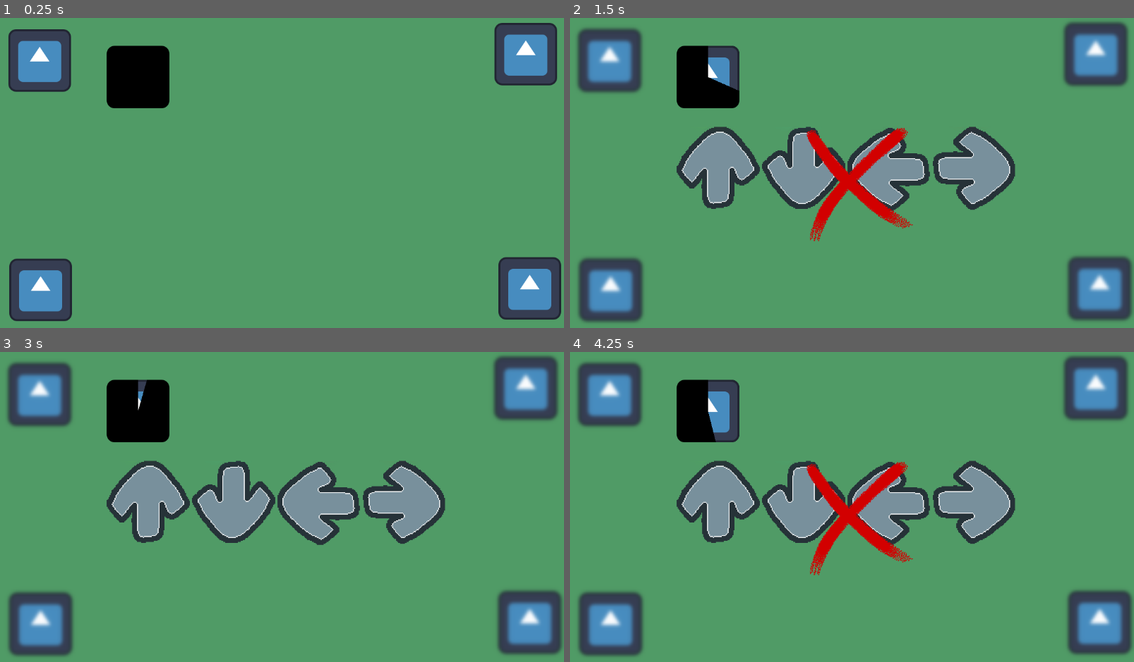
Above: before the commit, frames 1-4 (two rows, left to right).
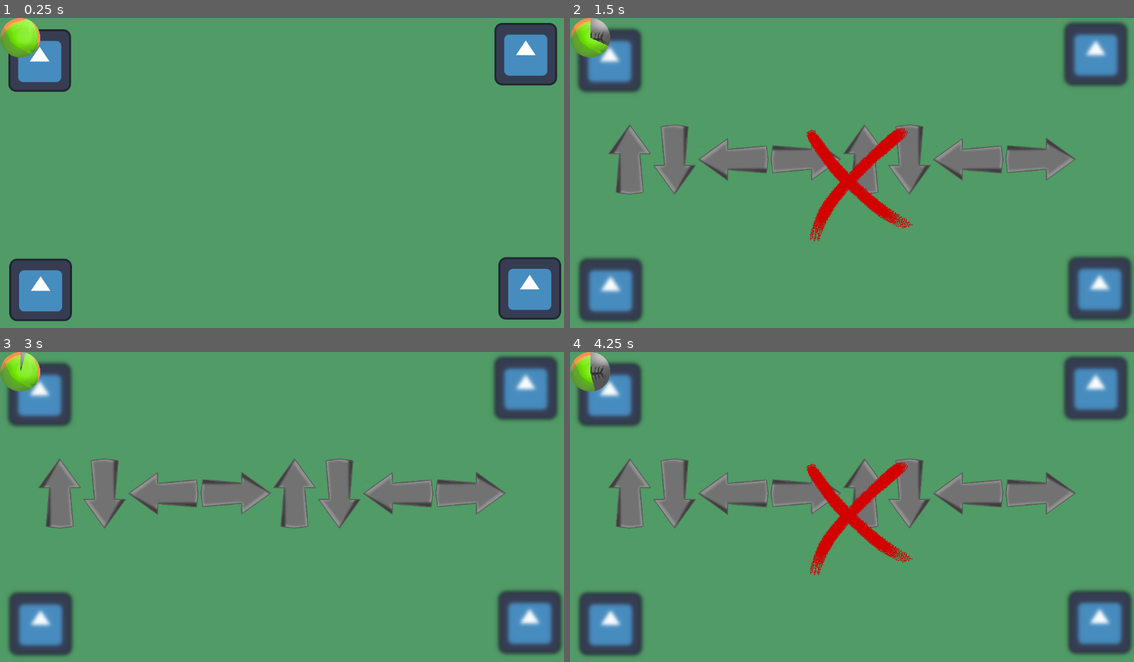
Above: after the commit, the same moments.

Repository: NickSoultanian/CozyHustleFish
Game: Godot game, scene res://Scenes/TestScene.tscn
Same seed, same stepped clock (60 frames per second), same inputs: the game is played once before the commit and once after it. The engine's default icon, where the game draws it, is replaced by a stand-in: a white triangle on a blue panel in a dark square.
Inputs:
- Up to frame 1 (0.25 s): no input
- Up to frame 2 (1.5 s): tap Enter at 0.5 s; hold D (right) 0.53-1.28 s; hold Space (comboStart) 0.53-1.28 s; hold Down (down) from 1.28 s (still down); tap Space (comboStart) at 1.35 s
- Up to frame 3 (3 s): release Down (down) at 2.03 s; hold D (right) 2.03-2.78 s; hold Space (comboStart) 2.03-2.78 s; hold Up (ui_up) from 2.78 s (still down); tap Space (comboStart) at 2.85 s
- Up to frame 4 (4.25 s): release Up (ui_up) at 3.53 s; hold Left (left) from 3.53 s (still down); hold Space (comboStart) from 3.53 s (still down)

The runs differ from the first frame. In frame 1, 2.9% of the frame differs, in the area x 0-31%, y 0-30%; in frame 2, 15%; in frame 3, 16%, in the area x 0-90%, y 0-63%; in frame 4, 15%.

Commit message:
arrow resolution fixed
arrows and clock have correct sprites
arrows correctly fill the screen

Diff:
--- a/Scenes/ArrowDisplay.gd
+++ b/Scenes/ArrowDisplay.gd
@@ -30,19 +30,28 @@
 
 func spawnArrows(arrowArray):
 	arrowList.max_columns = arrowArray.size()
-	arrowList.size.x = arrowArray.size() * 180
-	arrowList.position.x = (get_viewport().size.x - arrowList.size.x)/2
+	arrowList.icon_scale = min(get_viewport().size.y/3.0/561.0, get_viewport().size.x/arrowArray.size()/561.0)
+	print(arrowList.icon_scale)
+	arrowList.size = Vector2(arrowArray.size() * (561 * arrowList.icon_scale + 8), get_viewport().size.y/3.0)
 
+	var horiListSize = 0;
 	for arrow in arrowArray:
 		var arr_instance
 		if (arrow == "up"):
 			arr_instance = up
+			horiListSize += 343 * arrowList.icon_scale + 8
 		if (arrow == "down"):
 			arr_instance = down
+			horiListSize += 343 * arrowList.icon_scale + 8
 		if (arrow == "left"):
 			arr_instance = left
+			horiListSize += 561 * arrowList.icon_scale + 8
 		if (arrow == "right"):
 			arr_instance = right
+			horiListSize += 561 * arrowList.icon_scale + 8
+
+		arrowList.size = Vector2(horiListSize + 8, get_viewport().size.y/3.0)
+		arrowList.position = Vector2((get_viewport().size.x - arrowList.size.x)/2, get_viewport().size.y * 1.0/3.0)
 		arrowList.add_icon_item(arr_instance)
 
 func changeNextArrow():
--- a/Scenes/combowindow.tscn
+++ b/Scenes/combowindow.tscn
@@ -1,8 +1,9 @@
-[gd_scene load_steps=11 format=3 uid="uid://bcqsrvi23s6te"]
+[gd_scene load_steps=12 format=3 uid="uid://bcqsrvi23s6te"]
 
 [ext_resource type="Script" path="res://Scripts/comboManager.gd" id="1_eusby"]
-[ext_resource type="Texture2D" uid="uid://cr71k6xtsc4lq" path="res://icon.svg" id="2_c560m"]
 [ext_resource type="Shader" path="res://Shaders/blurShader.gdshader" id="2_gbkgw"]
+[ext_resource type="Texture2D" uid="uid://fk1p8f47w53" path="res://Art Assets/emptyclocktimer.png" id="3_s0b0f"]
+[ext_resource type="Texture2D" uid="uid://daw8n4xeajns8" path="res://Art Assets/clocktimer.png" id="4_5un8p"]
 [ext_resource type="Script" path="res://Scripts/comboTimer.gd" id="4_s81gk"]
 [ext_resource type="Script" path="res://Scenes/ArrowDisplay.gd" id="5_xtm0g"]
 [ext_resource type="Texture2D" uid="uid://cafkkvup21tix" path="res://Art Assets/arrows/red x.png" id="6_00pg2"]
@@ -50,21 +51,14 @@
 
 [node name="Clock" type="TextureProgressBar" parent="CanvasLayer/CanvasModulate/Panel/ColorRect"]
 layout_mode = 1
-anchors_preset = -1
-anchor_left = 0.188
-anchor_top = 0.087
-anchor_right = 0.328
-anchor_bottom = 0.284
-offset_left = 0.0479889
-offset_top = 0.275997
-offset_right = 0.487976
-offset_bottom = -0.167999
+offset_right = 1626.0
+offset_bottom = 1623.0
+scale = Vector2(0.05, 0.05)
 step = 0.0
 fill_mode = 4
-texture_under = ExtResource("2_c560m")
-texture_over = ExtResource("2_c560m")
-texture_progress = ExtResource("2_c560m")
-tint_under = Color(0, 0, 0, 1)
+texture_under = ExtResource("4_5un8p")
+texture_over = ExtResource("3_s0b0f")
+texture_progress = ExtResource("3_s0b0f")
 tint_over = Color(0.741176, 0, 0.141176, 0)
 script = ExtResource("4_s81gk")
 
@@ -92,12 +86,11 @@
 auto_translate = false
 mouse_filter = 2
 theme = SubResource("Theme_u1fdg")
+theme_override_constants/icon_margin = 0
 theme_override_styles/panel = SubResource("StyleBoxEmpty_f3wot")
 allow_search = false
+auto_height = true
 text_overrun_behavior = 0
-max_columns = 0
-same_column_width = true
-icon_mode = 0
 
 [node name="RedX" type="Sprite2D" parent="CanvasLayer/CanvasModulate/Panel/ColorRect/ArrowDisplay"]
 visible = false
--- a/Scripts/comboManager.gd
+++ b/Scripts/comboManager.gd
@@ -44,6 +44,7 @@
 
 func waitForTimer():
 	await timer.timeout
+	winBool = false
 	gameEnd.emit()
 
 func endCombo(winBool):
--- a/Scripts/gameManager.gd
+++ b/Scripts/gameManager.gd
@@ -15,5 +15,5 @@
 	if event.is_action_pressed("comboStart"):
 		print("nice")
 		set_process_input(false)
-		await $comboView.startCombo(["up", "down", "left", "right"])
+		await $comboView.startCombo(["up", "down", "left", "right", "up", "down", "left", "right"])
 		set_process_input(true)
Binary file added: Art Assets/arrows/Arrows.png
Not shown, added: Art Assets/arrows/Arrows.png.import
Binary file changed: Art Assets/arrows/down.png
Binary file changed: Art Assets/arrows/down_filled.png
Not shown, changed: Art Assets/arrows/down_filled.png.import
Binary file changed: Art Assets/arrows/left.png
Binary file changed: Art Assets/arrows/left_filled.png
Not shown, changed: Art Assets/arrows/left_filled.png.import
Binary file changed: Art Assets/arrows/right.png
Binary file changed: Art Assets/arrows/right_filled.png
Not shown, changed: Art Assets/arrows/right_filled.png.import
Binary file changed: Art Assets/arrows/up.png
(and 20 more such lines)
